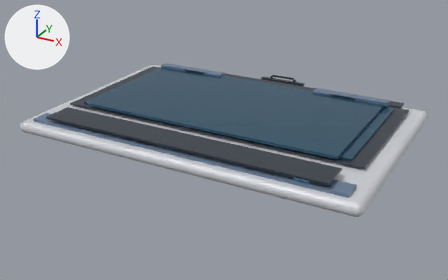
Two versions of the glTF model prototype/public/company-assets/laptop-computer-v1/laptop-computer/tablet-laptop/v1/model.glb, one commit apart.
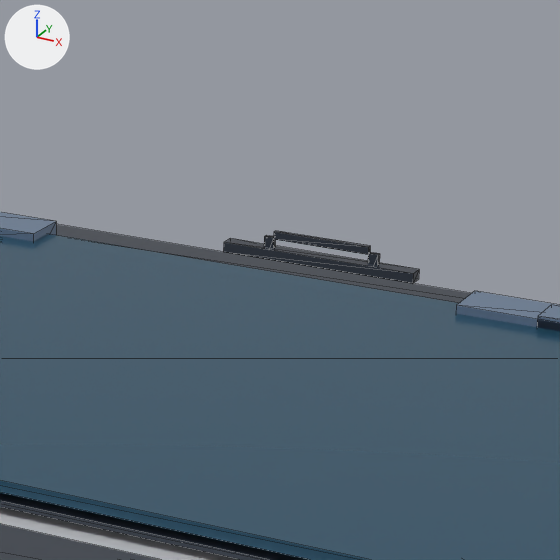
Each version appears first whole from a 50 mm lens placed at (0.414, -0.78, 0.36), pointed at (-0.004, -0.02, -0.02), and next in a close-up on the part from 47% to 75% of the width and 9% to 53% of the height. Arrows for +X, +Y and +Z are at upper left; the lights stay in place. The last two pictures show the newer version. The close-ups show mesh edges as thin lines. Where no turn or scale is listed for an object, it has been applied to the vertices. Vertices at exactly the same position are counted once.

The scene before the commit, as lines of its bpy script (objects in view):
```python
me_mesh_14 = bpy.data.meshes.new('Mesh_14')
me_mesh_14.from_pydata(...)  # a box spanning x -0.215..0.215, y -0.023..0.023, z -0.002..0.002
me_mesh_14.materials.append(mat_material_2)  # dark blue #353d49
me_mesh_7 = bpy.data.meshes.new('Mesh_7')
me_mesh_7.from_pydata(...)  # a box spanning x -0.035..0.035, y -0.009..0.009, z -0.006..0.006
me_mesh_7.materials.append(mat_material_1)  # blue #6e839d
me_mesh_8 = bpy.data.meshes.new('Mesh_8')
me_mesh_8.from_pydata(...)  # a box spanning x -0.04..0.04, y -0.003..0.003, z -0.002..0.002
me_mesh_8.materials.append(mat_material_2)  # dark blue #353d49
ob_hinge_right = bpy.data.objects.new('hinge-right', me_mesh_7)
ob_hinge_right.location = (0.12, 0.12, 0.027)
ob_keyboard_strip = bpy.data.objects.new('keyboard-strip', me_mesh_14)
ob_keyboard_strip.location = (0.0, -0.148, 0.028)
ob_power_port_back = bpy.data.objects.new('power-port-back', me_mesh_8)
ob_power_port_back.location = (0.0, 0.187, 0.014)
# also in view: 'hinge-left' at (-0.12, 0.12, 0.027); 'usb-frame-top' at (0.0, 0.188, 0.021); 'touch-surface' at (0.0, 0.012, 0.028); 'screen-bezel' at (0.0, 0.015, 0.022); 'laptop-detail' at (0.0, 0.145, 0.021)
```
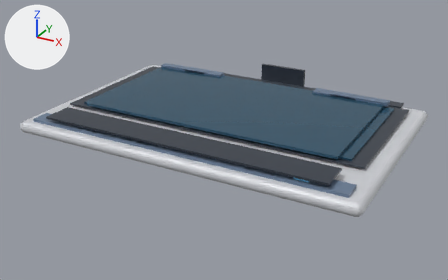
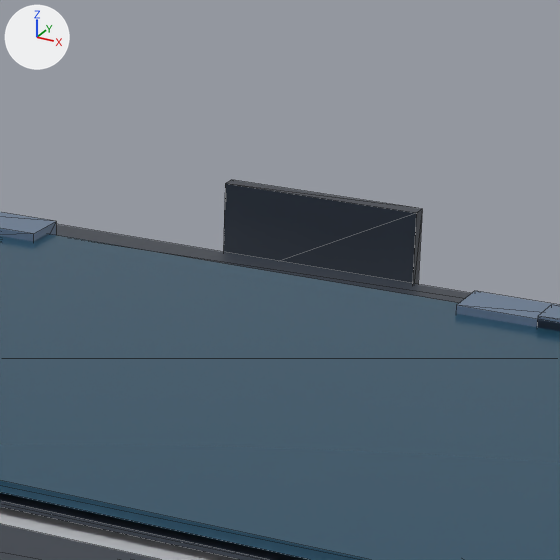
Where the change shows, as pixel boxes [x1, y1, x2, y2] in the close-ups (560 x 560 px):
'power-port-back', moved, rescaled
    before: [223, 238, 419, 283]
    after: [223, 180, 422, 284]

What changed in the scene script:
```text
Change me_mesh_8:
    used by ob_power_port_back; location = (0.0, 0.187, 0.014)
    remove me_mesh_8.from_pydata(...)  # 8 vertices, 12 faces; spans x -0.04..0.04, y -0.003..0.003, z -0.002..0.002
    add me_mesh_8.from_pydata(...)  # 8 vertices, 12 faces; spans x -0.04..0.04, y -0.003..0.003, z -0.02..0.02
    me_mesh_8 part 1: the whole mesh is scaled about its middle by (1, 1, 10)
Change ob_power_port_back:
    ob_power_port_back.location: (0.0, 0.187, 0.014) -> (0.0, 0.187, 0.02)
```
